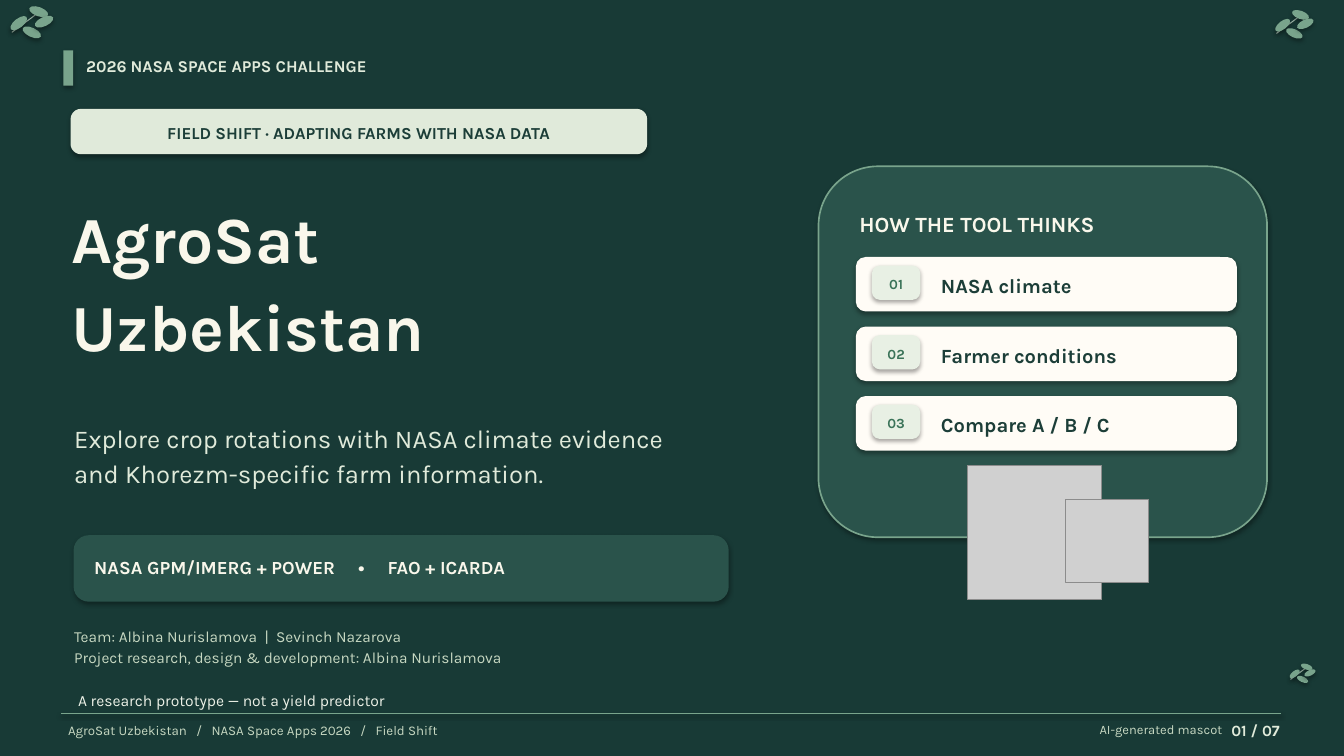
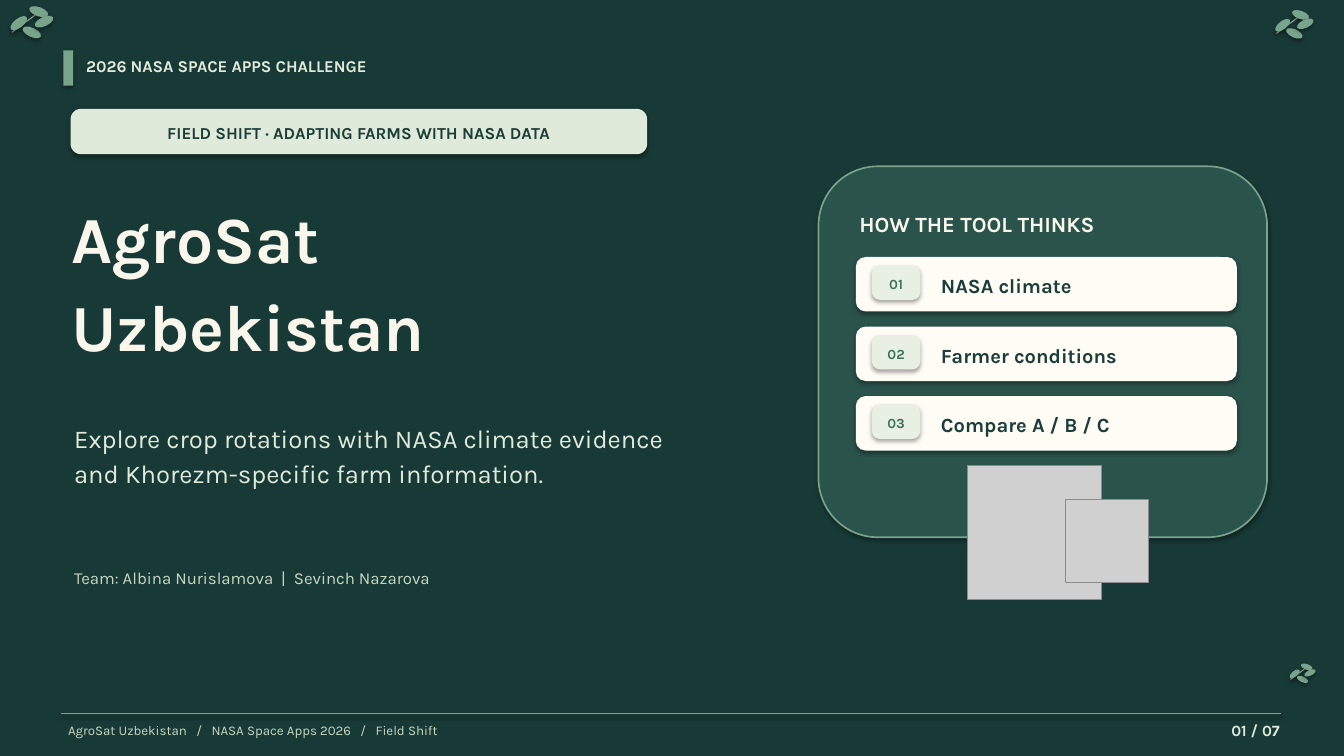
Before and after one commit to thezxcc/AgroSat-Uzbekistan, a slide deck: slide 1 of presentation/AgroSat_Uzbekistan_NASA_2026_FINAL.pptx. Drawn at 1344x756 pixels with LibreOffice and Linux fonts; fonts in the diff are those of the drawing; grey boxes stand for pictures. Boxes give left, top, right and bottom in pixels: in the first picture for what was removed or moved away, otherwise in the second. Text is boxed around its words. In the diff, an @@ line names an element or a change of style, - is before the commit and + after.

Commit message:
Simplify NASA presentation title slide and retain team names

```diff
--- a/presentation/AgroSat_Uzbekistan_NASA_2026_FINAL.pptx
+++ b/presentation/AgroSat_Uzbekistan_NASA_2026_FINAL.pptx
@@ rounded rectangle removed at [74,535,729,602] @@
@@ text "Team: Albina Nurislamova | Sevinch ...": place and size @@
-text "Team: Albina Nurislamova | Sevinch ..." at [74,631,501,667]
+text "Team: Albina Nurislamova | Sevinch ..." at [74,572,430,584]
@@ text "Team: Albina Nurislamova | Sevinch ..." at [74,572,430,584]: size 11 to 12 pt @@
@@ text removed at [94,560,505,576] @@
-NASA GPM/IMERG + POWER • FAO + ICARDA
@@ text at [74,652,501,667]: paragraph removed @@
-Project research, design & development: Albina Nurislamova
@@ text removed at [78,695,385,710] @@
-A research prototype — not a yield predictor
@@ text removed at [1100,725,1223,737] @@
-AI-generated mascot
```
Also in this commit, not shown: 1 other file.
